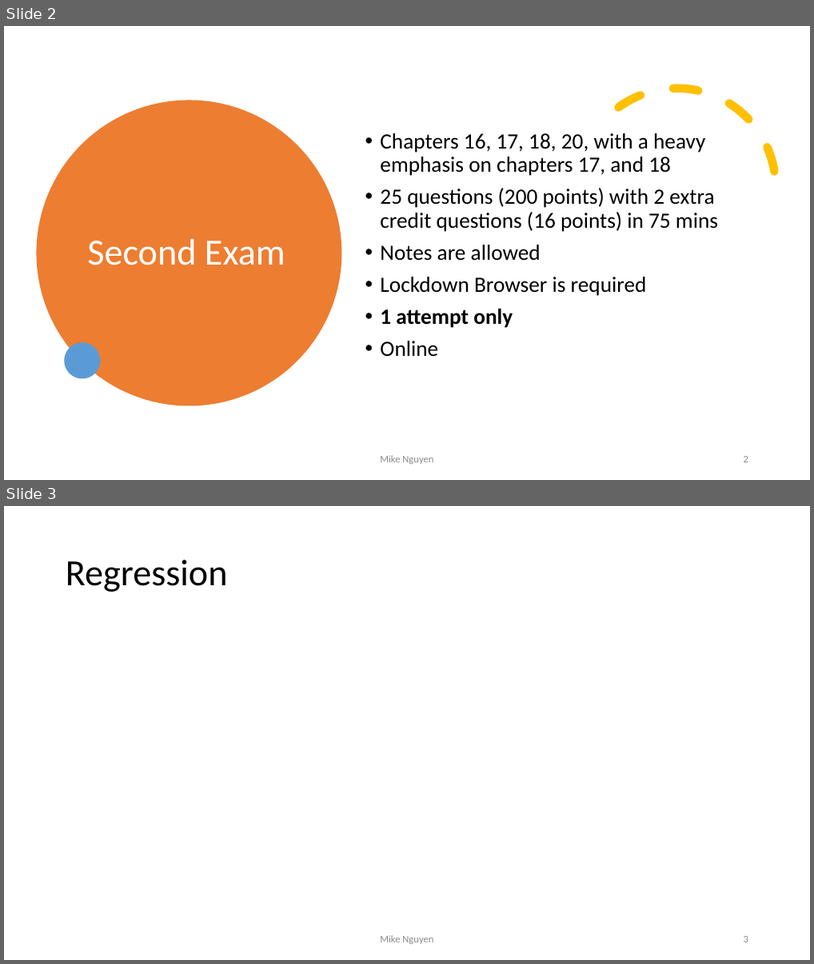
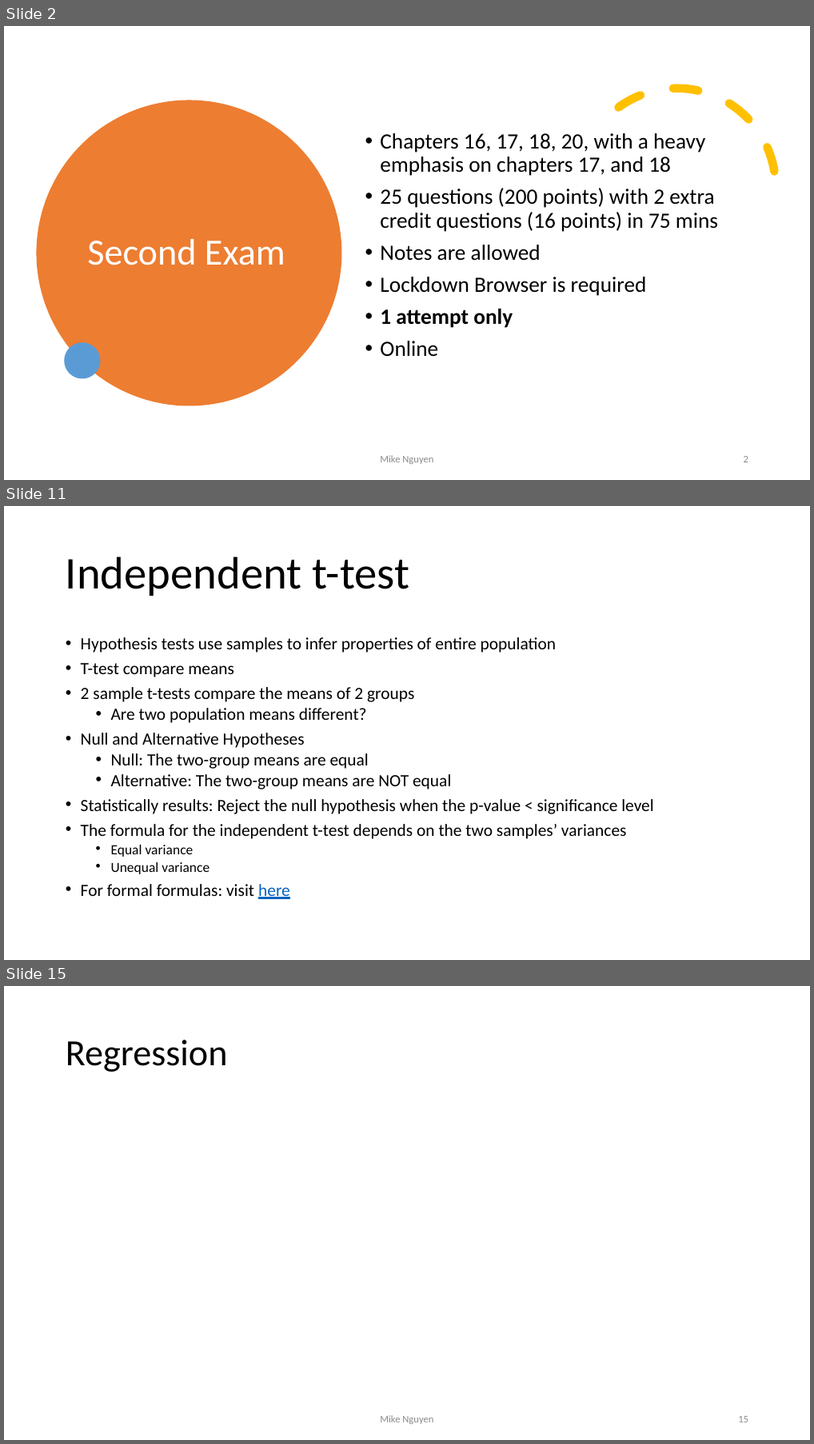
Before and after one commit to mikenguyen13/mar4050, a slide deck: lectures/14/2_Review.pptx. Shown one above the other, each under a label of ours: slides 2 and 3 before the commit, slides 2, 11 and 15 after it; the slides between them are not shown. The pictures are 814x964 and 814x1444 pixels, drawn with LibreOffice and Linux fonts; fonts in the diff are those of the drawing. Boxes give left, top, right and bottom in pixels: in the first picture for what was removed or moved away, otherwise in the second. Text is boxed around its words. In the diff, an @@ line names an element or a change of style, - is before the commit and + after.

```diff
--- a/lectures/14/2_Review.pptx
+++ b/lectures/14/2_Review.pptx
@@ slide 11 added at (4,506,810,960), background #FFFFFF @@
@@ title added at (66,556,410,596), 54 pt, text #000000 @@
+Independent t-test
@@ text added at (81,637,654,899), 20.4 pt, text #000000 @@
+• Hypothesis tests use samples to infer properties of entire population
+• T-test compare means
+• 2 sample t-tests compare the means of 2 groups
+  • Are two population means different?
+• Null and Alternative Hypotheses
+  • Null: The two-group means are equal
+  • Alternative: The two-group means are NOT equal
+• Statistically results: Reject the null hypothesis when the p-value < significance level
+• The formula for the independent t-test depends on the two samples’ variances
+  • Equal variance
+  • Unequal variance
+• For formal formulas: visit here
@@ what was slide 3 is now slide 15 @@
@@ page number at (738,1416,749,1422): text changed @@
-3
+15
```
Also in this commit, not shown: 12 other slides added, 15 other files.
